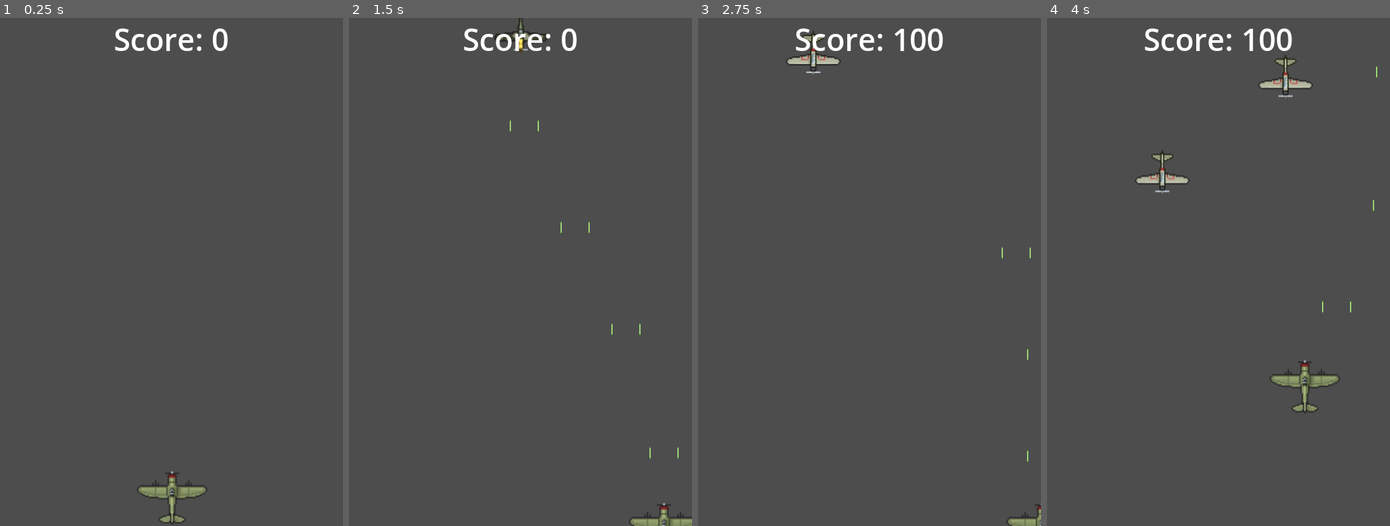
Above: before the commit, frames 1-4 (left to right).
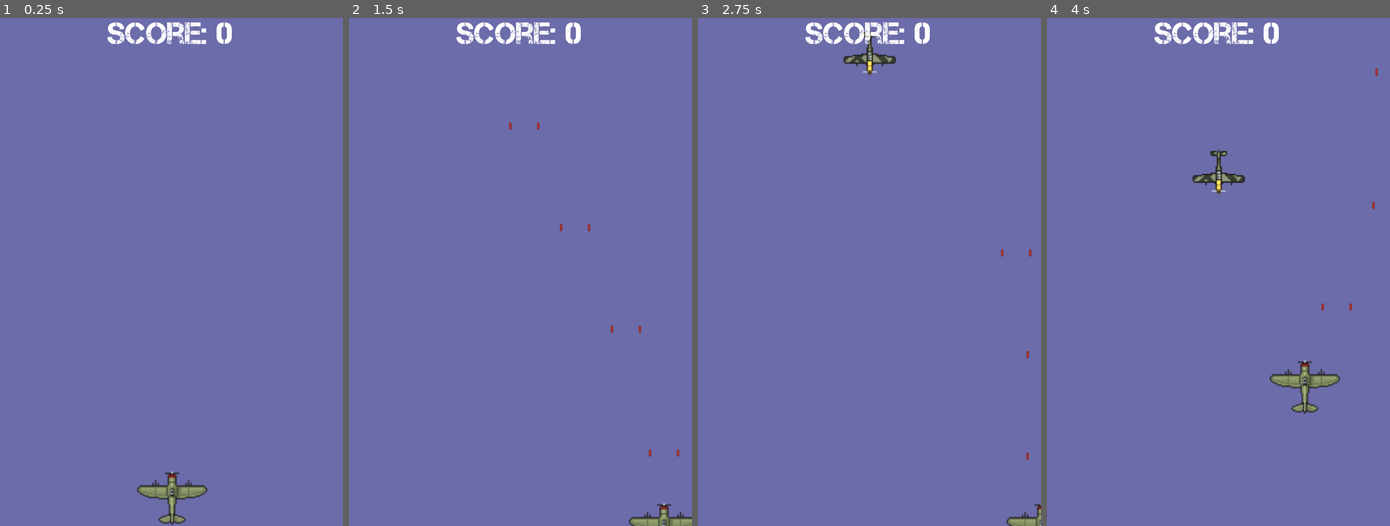
Above: after the commit, the same moments.

Repository: lovetocode/operation_thumbtack
Game: Godot game, scene res://scenes/level_01.tscn
Same seed, same stepped clock (60 frames per second), same inputs: the game is played once before the commit and once after it.
Inputs:
- Up to frame 1 (0.25 s): no input
- Up to frame 2 (1.5 s): tap Enter at 0.5 s; hold D (move_right) 0.53-1.28 s; hold Space (shoot) 0.53-1.28 s; hold S (move_down) from 1.28 s (still down); tap Space (shoot) at 1.35 s
- Up to frame 3 (2.75 s): release S (move_down) at 2.03 s; hold D (move_right) from 2.03 s (still down); hold Space (shoot) from 2.03 s (still down)
- Up to frame 4 (4 s): release D (move_right) at 2.78 s; release Space (shoot) at 2.78 s; hold W (move_up) 2.78-3.53 s; tap Space (shoot) at 2.85 s; hold A (move_left) from 3.53 s (still down); hold Space (shoot) from 3.53 s (still down)

The runs differ from the first frame. In frame 1, 99% of the frame differs, in the area x 0-100%, y 0-100%; in frame 2, 100%; in frame 3, 100%; in frame 4, 99%.

Commit message:
Added background and made difficulty harder.

Diff:
--- a/scenes/bullet.tscn
+++ b/scenes/bullet.tscn
@@ -1,7 +1,7 @@
 [gd_scene load_steps=4 format=3 uid="uid://cxucv8w8gwu56"]
 
 [ext_resource type="Script" path="res://scripts/Laser.gd" id="1_ohoqo"]
-[ext_resource type="Texture2D" uid="uid://dp8yc03c7ur1c" path="res://assets/Lasers/laserGreen07.png" id="2_rc1rr"]
+[ext_resource type="Texture2D" uid="uid://beuitmve4ndhl" path="res://assets/Lasers/laserRed02.png" id="2_27h32"]
 
 [sub_resource type="CapsuleShape2D" id="CapsuleShape2D_iliwb"]
 radius = 1.0
@@ -14,7 +14,7 @@
 
 [node name="Sprite2D" type="Sprite2D" parent="."]
 scale = Vector2(0.3, 0.3)
-texture = ExtResource("2_rc1rr")
+texture = ExtResource("2_27h32")
 
 [node name="CollisionShape2D" type="CollisionShape2D" parent="."]
 shape = SubResource("CapsuleShape2D_iliwb")
--- a/scenes/hud.tscn
+++ b/scenes/hud.tscn
@@ -1,6 +1,7 @@
-[gd_scene load_steps=3 format=3 uid="uid://c3wnrd2mpx2cu"]
+[gd_scene load_steps=4 format=3 uid="uid://c3wnrd2mpx2cu"]
 
 [ext_resource type="Script" path="res://scripts/hud.gd" id="1_2dlf8"]
+[ext_resource type="FontFile" uid="uid://dchotfwgm3xak" path="res://assets/Font/Capture it.ttf" id="2_hifff"]
 
 [sub_resource type="LabelSettings" id="LabelSettings_qagk1"]
 font_size = 48
@@ -20,7 +21,8 @@
 anchor_right = 1.0
 offset_bottom = 23.0
 grow_horizontal = 2
-text = "Score: 999"
+theme_override_fonts/font = ExtResource("2_hifff")
+text = "Score: 9999"
 label_settings = SubResource("LabelSettings_qagk1")
 horizontal_alignment = 1
 vertical_alignment = 1
--- a/scenes/level_01.tscn
+++ b/scenes/level_01.tscn
@@ -1,8 +1,9 @@
-[gd_scene load_steps=8 format=3 uid="uid://bmkx4c8e104rp"]
+[gd_scene load_steps=9 format=3 uid="uid://bmkx4c8e104rp"]
 
 [ext_resource type="Script" path="res://scripts/level_01.gd" id="1_sk33t"]
 [ext_resource type="PackedScene" uid="uid://cx6nabf44rfab" path="res://scenes/player.tscn" id="2_4xi51"]
 [ext_resource type="PackedScene" uid="uid://cxucv8w8gwu56" path="res://scenes/bullet.tscn" id="3_1bnmg"]
+[ext_resource type="Texture2D" uid="uid://dpkhu1mfw02th" path="res://background.jpg" id="4_5cig3"]
 [ext_resource type="PackedScene" uid="uid://c3wnrd2mpx2cu" path="res://scenes/hud.tscn" id="4_5ived"]
 [ext_resource type="PackedScene" uid="uid://chxss65sharc" path="res://scenes/enemy.tscn" id="4_crr7g"]
 [ext_resource type="PackedScene" uid="uid://bv2tsgg0rjq61" path="res://scenes/game_over_screen.tscn" id="5_eewtf"]
@@ -12,14 +13,31 @@
 script = ExtResource("1_sk33t")
 enemy_scenes = Array[PackedScene]([ExtResource("4_crr7g"), ExtResource("5_jyxws")])
 
+[node name="ParallaxBackground" type="ParallaxBackground" parent="."]
+
+[node name="ParallaxLayer" type="ParallaxLayer" parent="ParallaxBackground"]
+motion_mirroring = Vector2(0, 800)
+
+[node name="Sky" type="Sprite2D" parent="ParallaxBackground/ParallaxLayer"]
+texture_repeat = 2
+texture = ExtResource("4_5cig3")
+centered = false
+region_enabled = true
+region_rect = Rect2(0, 0, 540, 800)
+
 [node name="UILayer" type="CanvasLayer" parent="."]
 
 [node name="HUD" parent="UILayer" instance=ExtResource("4_5ived")]
+offset_left = -2.0
+offset_top = -3.0
+offset_right = -2.0
+offset_bottom = -3.0
 
 [node name="GameOverScreen" parent="UILayer" instance=ExtResource("5_eewtf")]
 visible = false
 
 [node name="EnemySpawnTimer" type="Timer" parent="."]
+wait_time = 2.0
 autostart = true
 
 [node name="Player" parent="." instance=ExtResource("2_4xi51")]
--- a/scripts/level_01.gd
+++ b/scripts/level_01.gd
@@ -6,6 +6,7 @@
 @onready var timer = $EnemySpawnTimer
 @onready var hud = $UILayer/HUD
 @onready var gos = $UILayer/GameOverScreen
+@onready var pb = $ParallaxBackground
 
 @export var enemy_scenes: Array[PackedScene] = []
 
@@ -15,6 +16,7 @@
 		score = value
 		hud.score = score
 var high_score = 0
+var scroll_speed = 100
 
 func _ready():
 	var save_file = FileAccess.open("user://save.data", FileAccess.READ)
@@ -36,6 +38,13 @@
 		get_tree().quit()
 	elif Input.is_action_just_pressed("reset"):
 		get_tree().reload_current_scene()
+
+	if timer.wait_time > 0.5:
+		timer.wait_time -= delta*0.05
+	elif timer.wait_time < 0.5:
+		timer.wait_time = 0.5
+
+	pb.scroll_offset.y += scroll_speed*delta
 
 func _on_bullet_shot(bullet_scene, location):
 	var bullet = bullet_scene.instantiate()
Binary file added: background.jpg
Not shown, added: background.jpg.import
